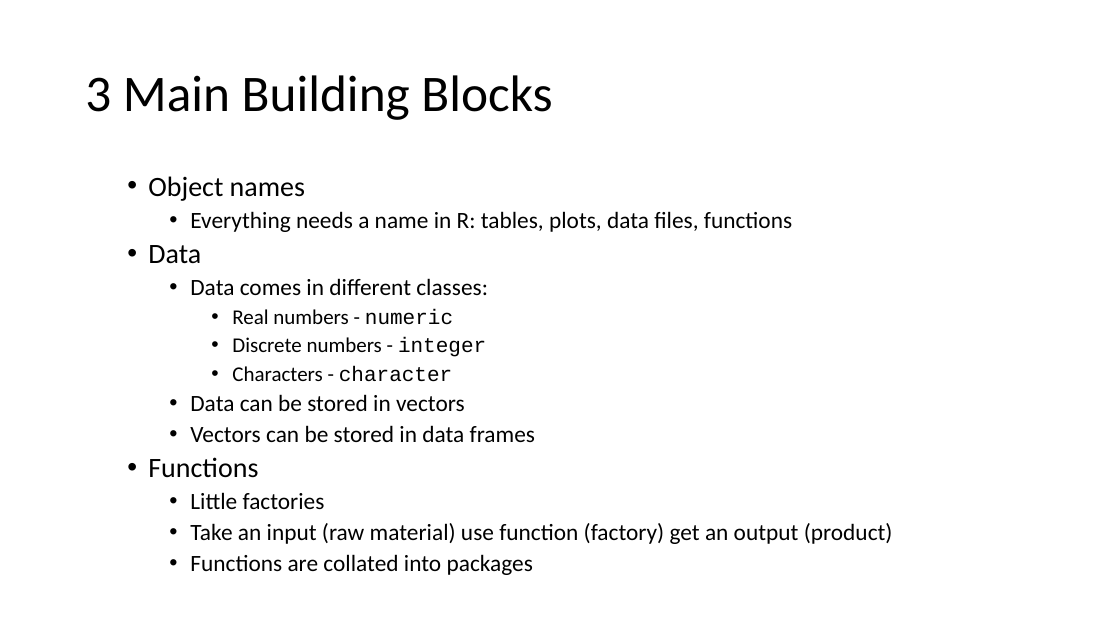
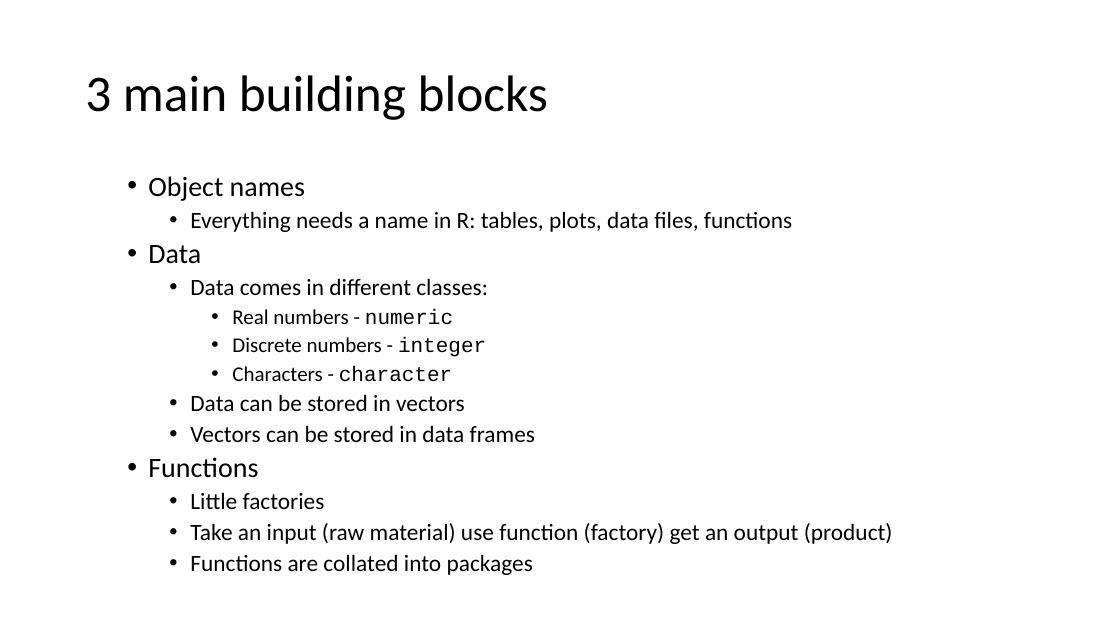
Before and after one commit to ClinicianCoders/ClinicianCoders, a slide deck: slide 21 of Workshops/Workshop1.pptx. Drawn at 1120x630 pixels with LibreOffice and Linux fonts; fonts in the diff are those of the drawing. Boxes give left, top, right and bottom in pixels: in the first picture for what was removed or moved away, otherwise in the second. Text is boxed around its words. In the diff, an @@ line names an element or a change of style, - is before the commit and + after.

```diff
--- a/Workshops/Workshop1.pptx
+++ b/Workshops/Workshop1.pptx
@@ title at [85,75,548,120]: text changed @@
-3 Main Building Blocks
+3 main building blocks
```
Also in this commit, not shown: 1 other slide changed, 5 other files.
